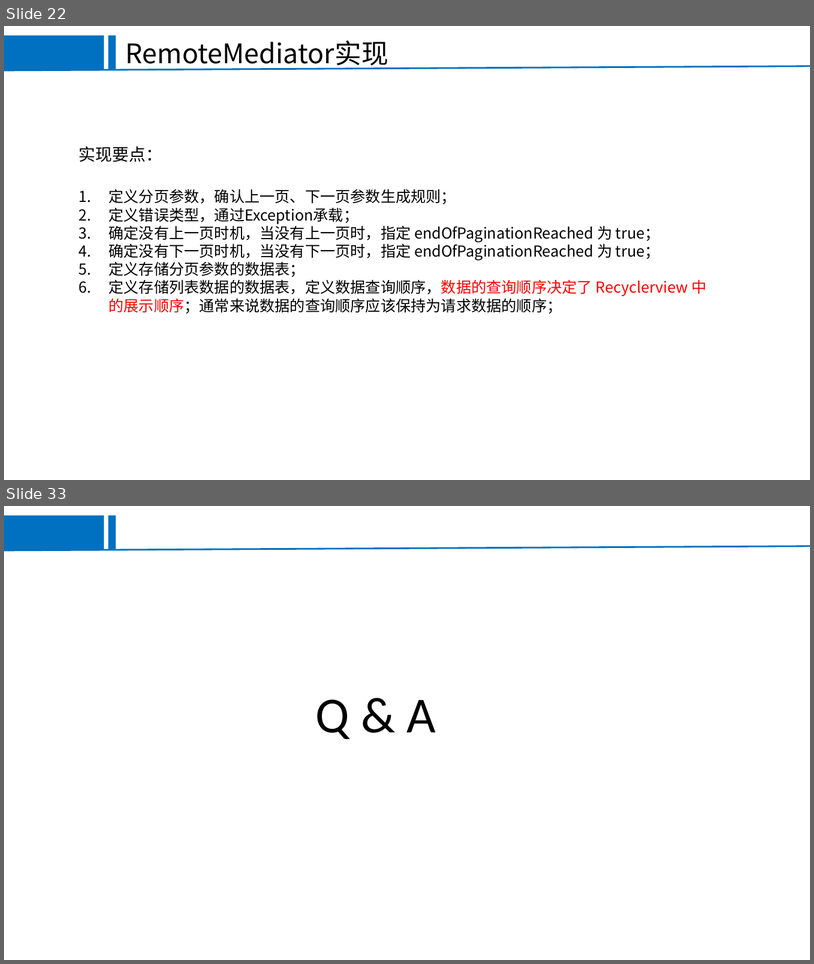
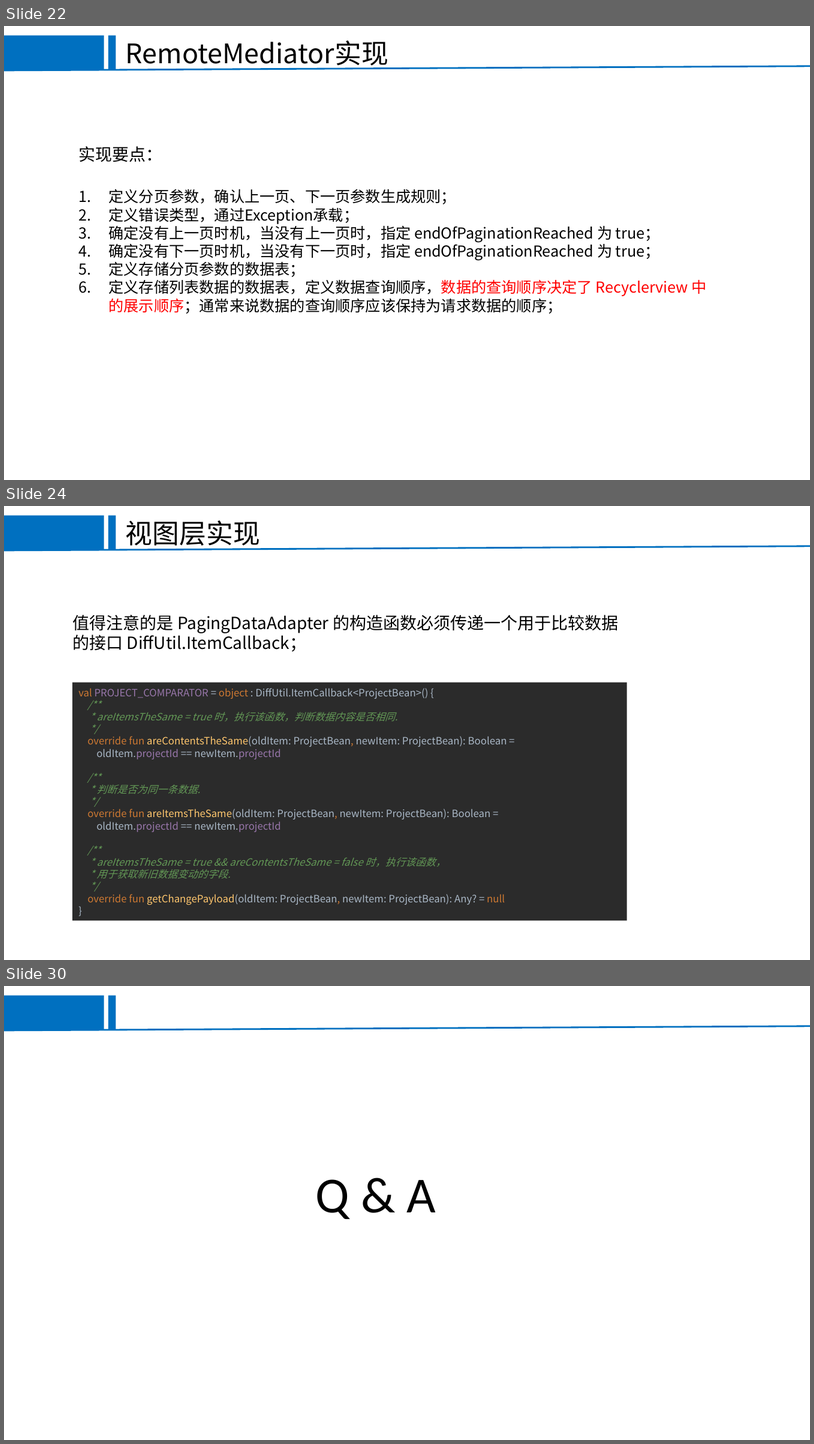
Before and after one commit to EricHyh/KtDemoCollection, a slide deck: paging3demo/Paging.ppt. Shown one above the other, each under a label of ours: slides 22 and 33 before the commit, slides 22, 24 and 30 after it; the slides between them are not shown. The pictures are 814x964 and 814x1444 pixels, drawn with LibreOffice and Linux fonts; fonts in the diff are those of the drawing; background and template pictures are left out. Boxes give left, top, right and bottom in pixels: in the first picture for what was removed or moved away, otherwise in the second. Text is boxed around its words. In the diff, an @@ line names an element or a change of style, - is before the commit and + after.

```diff
--- a/paging3demo/Paging.ppt
+++ b/paging3demo/Paging.ppt
@@ slide 24 added at (4, 506, 810, 960), background #FFFFFF; not listed: 3 template elements that a slide beside it also shows @@
@@ text added at (126, 520, 260, 550), 32 pt, text #000000 @@
+视图层实现
@@ text added at (72, 615, 619, 652), 20 pt, text #000000 @@
+值得注意的是 PagingDataAdapter 的构造函数必须传递一个用于比较数据的接口 DiffUtil.ItemCallback；
@@ rectangle added at (72, 682, 627, 921), fill #2B2B2B, 12 pt, text #A9B7C6 @@
+val PROJECT_COMPARATOR = object : DiffUtil.ItemCallback<ProjectBean>() {
+/**
+* areItemsTheSame = true 时，执行该函数，判断数据内容是否相同.
+*/
+override fun areContentsTheSame(oldItem: ProjectBean, newItem: ProjectBean): Boolean =
+oldItem.projectId == newItem.projectId
+/**
+* 判断是否为同一条数据.
+*/
+override fun areItemsTheSame(oldItem: ProjectBean, newItem: ProjectBean): Boolean =
+oldItem.projectId == newItem.projectId
+/**
+* areItemsTheSame = true && areContentsTheSame = false 时，执行该函数，
+* 用于获取新旧数据变动的字段.
+*/
+override fun getChangePayload(oldItem: ProjectBean, newItem: ProjectBean): Any? = null
+}
@@ what was slide 33 is now slide 30 @@
```
Also in this commit, not shown: 5 slides changed, 5 other slides added, 9 slides removed, 4 other files.
